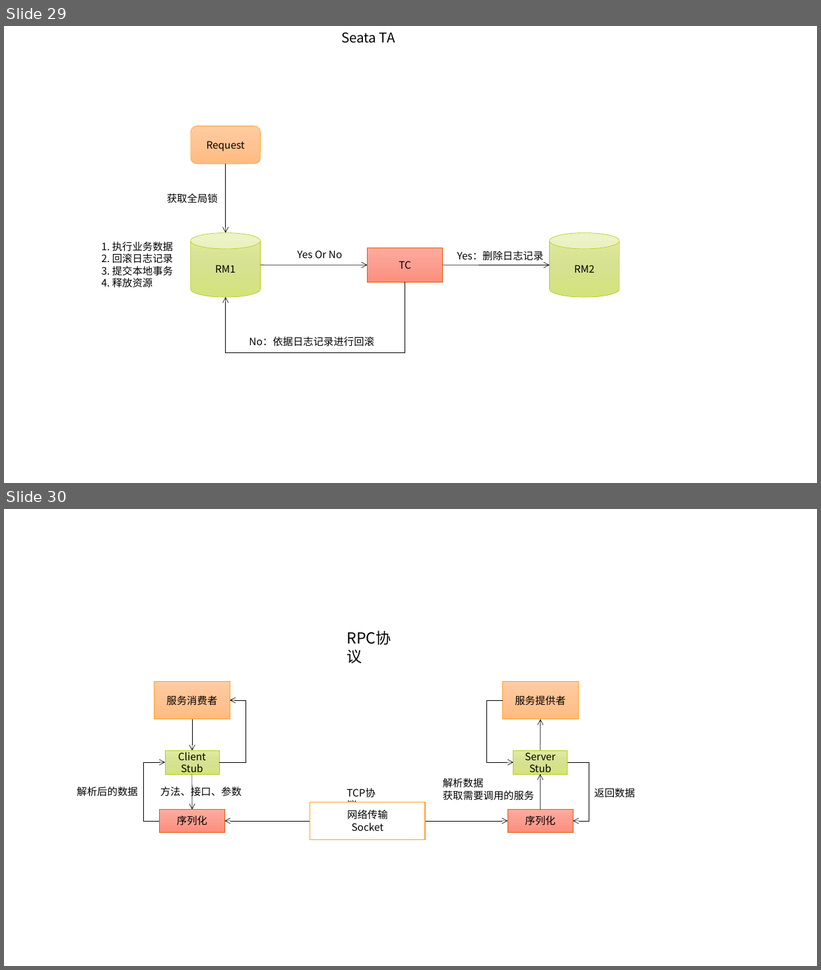
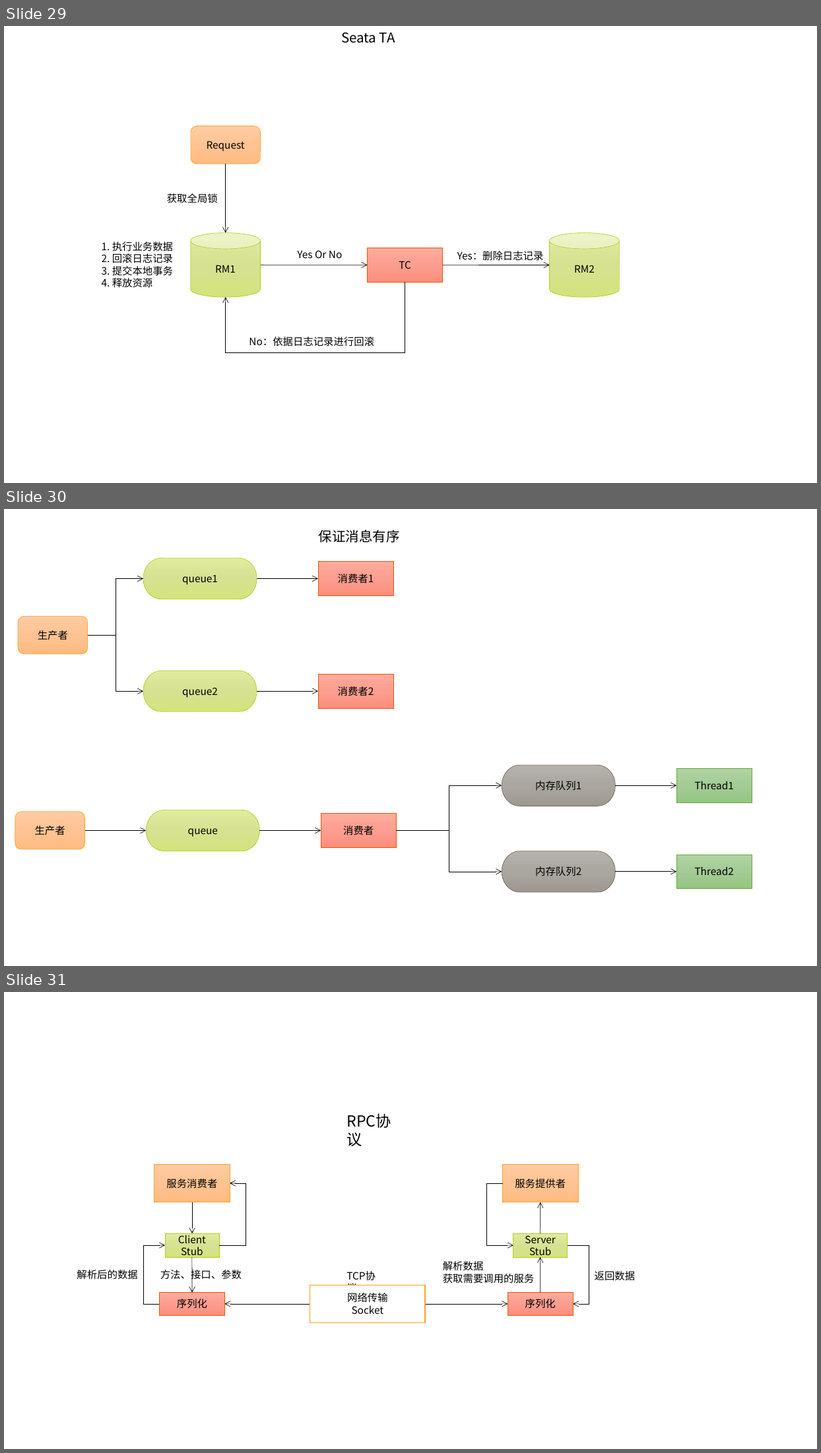
Before and after one commit to rkzlym/keith-book, a slide deck: docs/Image.pptx. Shown one above the other, each under a label of ours: slides 29 and 30 before the commit, slides 29, 30 and 31 after it. The pictures are 821x970 and 821x1453 pixels, drawn with LibreOffice and Linux fonts; fonts in the diff are those of the drawing. Boxes give left, top, right and bottom in pixels: in the first picture for what was removed or moved away, otherwise in the second. Text is boxed around its words. In the diff, an @@ line names an element or a change of style, - is before the commit and + after.

```diff
--- a/docs/Image.pptx
+++ b/docs/Image.pptx
@@ slide 30 added at [4,509,817,966], background #FFFFFF @@
@@ text added at [319,529,400,543], 16 pt, text #000000 @@
+保证消息有序
@@ pill shape added at [143,558,257,599], fill gradient #E1ED9E to #D6E391 to #D5E47C, outline #B9CA1A 0.5 pt, 12 pt, text #000000 @@
+queue1
@@ rectangle added at [318,561,394,595], fill gradient #FFAB9E to #FC9F90 to #FD8E7C, outline #EB5605 0.5 pt, 12 pt, text #000000 @@
+消费者1
@@ elbow arrow added from (88, 635) to (143, 578), #000000 0.5 pt @@
@@ arrow added from (257, 578) to (318, 578), #000000 0.5 pt @@
@@ rounded rectangle added at [18,617,88,654], fill gradient #FFCDA3 to #FFC494 to #FFBC81, outline #FDA023 0.5 pt, 12 pt, text #000000 @@
+生产者
@@ elbow arrow added from (88, 635) to (143, 691), #000000 0.5 pt @@
@@ pill shape added at [143,671,257,712], fill gradient #E1ED9E to #D6E391 to #D5E47C, outline #B9CA1A 0.5 pt, 12 pt, text #000000 @@
+queue2
@@ rectangle added at [318,674,394,708], fill gradient #FFAB9E to #FC9F90 to #FD8E7C, outline #EB5605 0.5 pt, 12 pt, text #000000 @@
+消费者2
@@ arrow added from (257, 691) to (318, 691), #000000 0.5 pt @@
@@ pill shape added at [502,765,615,806], fill gradient #B6B2AD to #ABA6A1 to #9E9891, outline #71685C 0.5 pt, 12 pt, text #000000 @@
+内存队列1
@@ rectangle added at [677,769,752,803], fill gradient #B0D4A3 to #A4CA96 to #95C683, outline #64A73B 0.5 pt, 12 pt, text #000000 @@
+Thread1
@@ elbow arrow added from (396, 831) to (502, 786), #000000 0.5 pt @@
@@ arrow added from (616, 786) to (677, 786), #000000 0.5 pt @@
@@ rounded rectangle added at [15,811,85,850], fill gradient #FFCDA3 to #FFC494 to #FFBC81, outline #FDA023 0.5 pt, 12 pt, text #000000 @@
+生产者
@@ pill shape added at [146,811,259,851], fill gradient #E1ED9E to #D6E391 to #D5E47C, outline #B9CA1A 0.5 pt, 12 pt, text #000000 @@
+queue
@@ rectangle added at [321,813,397,848], fill gradient #FFAB9E to #FC9F90 to #FD8E7C, outline #EB5605 0.5 pt, 12 pt, text #000000 @@
+消费者
@@ arrow added from (85, 831) to (146, 831), #000000 0.5 pt @@
@@ arrow added from (259, 831) to (321, 831), #000000 0.5 pt @@
@@ elbow arrow added from (396, 831) to (502, 872), #000000 0.5 pt @@
@@ pill shape added at [502,851,615,892], fill gradient #B6B2AD to #ABA6A1 to #9E9891, outline #71685C 0.5 pt, 12 pt, text #000000 @@
+内存队列2
@@ rectangle added at [677,855,752,889], fill gradient #B0D4A3 to #A4CA96 to #95C683, outline #64A73B 0.5 pt, 12 pt, text #000000 @@
+Thread2
@@ arrow added from (616, 872) to (677, 872), #000000 0.5 pt @@
@@ what was slide 30 is now slide 31 @@
```
Also in this commit, not shown: 13 other files.
